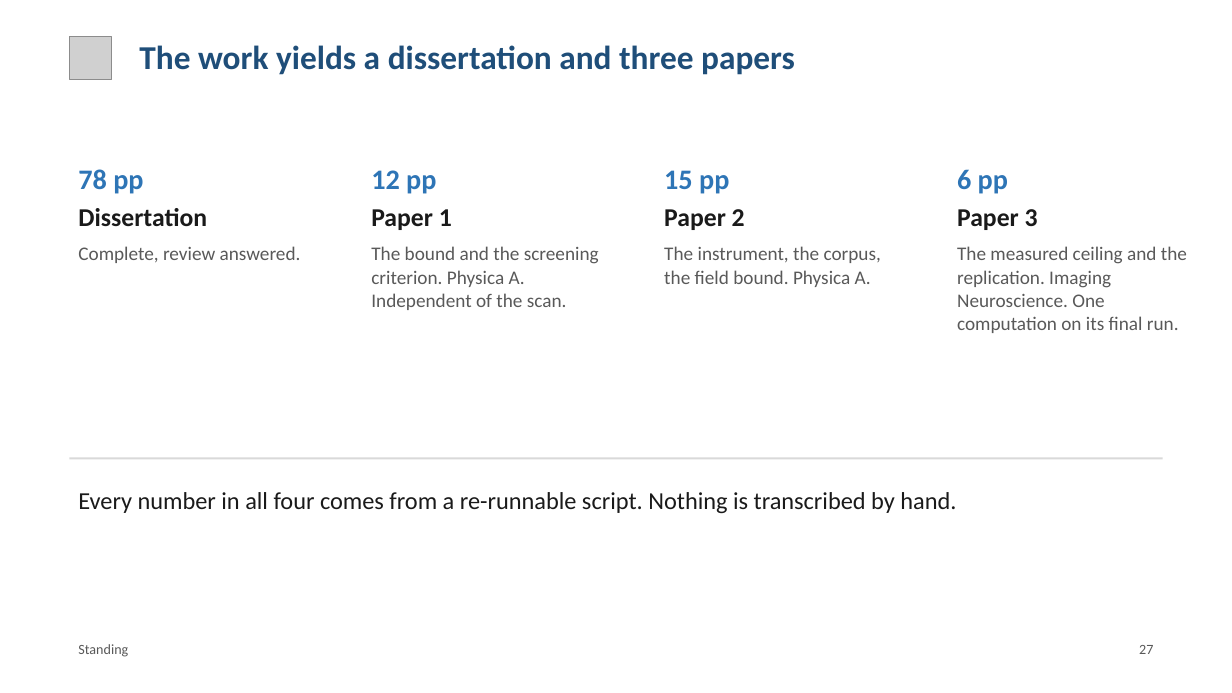
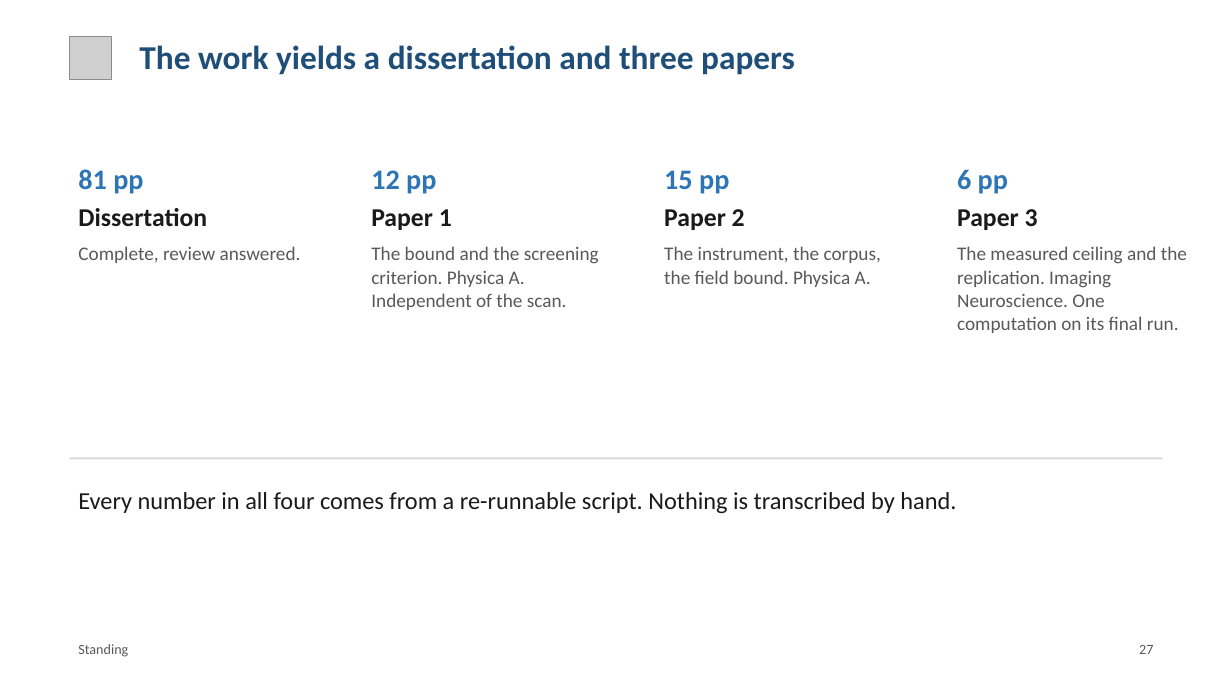
Before and after one commit to brn-mwai/monarch, a slide deck: slide 27 of docs/defence/Monarch_Defence.pptx. Drawn at 1232x693 pixels with LibreOffice and Linux fonts; fonts in the diff are those of the drawing; grey boxes stand for pictures. Boxes give left, top, right and bottom in pixels: in the first picture for what was removed or moved away, otherwise in the second. Text is boxed around its words. In the diff, an @@ line names an element or a change of style, - is before the commit and + after.

```diff
--- a/docs/defence/Monarch_Defence.pptx
+++ b/docs/defence/Monarch_Defence.pptx
@@ text at (78,169,143,194): text changed @@
-78 pp
+81 pp
```
Also in this commit, not shown: 1 other slide changed, 15 other files.
